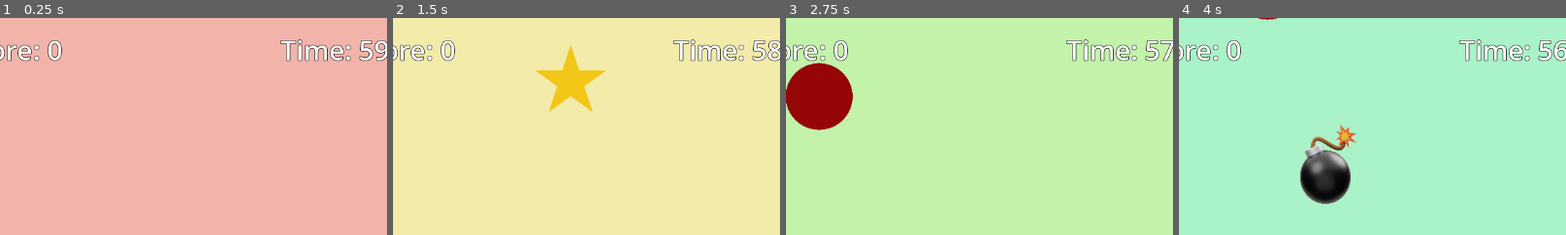
Above: before the commit, frames 1-4 (left to right).
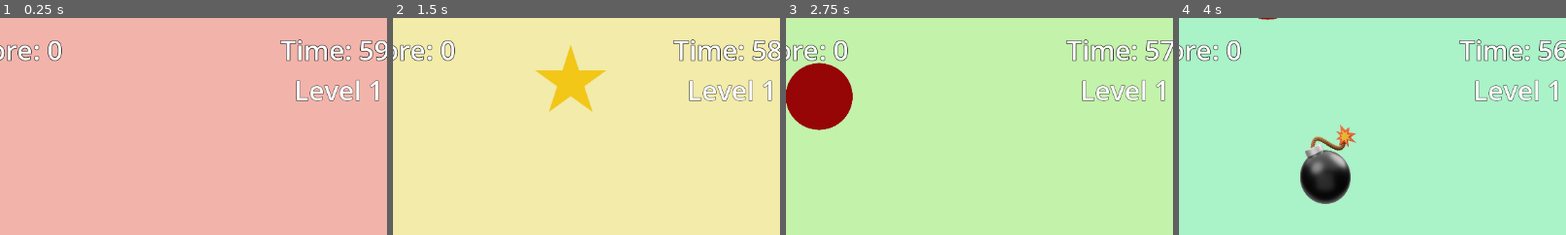
Above: after the commit, the same moments.

Repository: srishtipurohitaps/Candy-Catch-Frenzy
Game: Godot game, scene res://level1.tscn
Two runs of this game, one before a commit and one after it. Both use one fixed random seed, a clock stepped at 60 frames per second and the inputs below. This scene is started directly instead of the project's main scene.
Inputs:
- Up to frame 1 (0.25 s): no input
- Up to frame 2 (1.5 s): tap Enter at 0.5 s; hold Right (ui_right) 0.53-1.28 s; tap Alt at 0.6 s; hold Down from 1.28 s (still down); tap Shift at 1.35 s
- Up to frame 3 (2.75 s): release Down at 2.03 s; hold Right (ui_right) from 2.03 s (still down); tap Alt at 2.1 s
- Up to frame 4 (4 s): release Right (ui_right) at 2.78 s; hold Up 2.78-3.53 s; tap Shift at 2.85 s; hold Left (ui_left) from 3.53 s (still down); tap Alt at 3.6 s
The pictures show only the part of the screen within x 7-57%, y 0-50%; the shares and areas given below are measured in that part.

The runs differ from the first frame. In frame 1, 1.0% of the frame differs, in the area x 76-98%, y 28-39%; in frame 2, 1.0%; in frame 3, 1.0%; in frame 4, 1.0%.

Commit message:
Added level label to all level scenes

Diff:
--- a/level1.tscn
+++ b/level1.tscn
@@ -28,6 +28,11 @@
 [sub_resource type="LabelSettings" id="LabelSettings_1bvp3"]
 font_size = 48
 outline_size = 3
+outline_color = Color(0, 0, 0, 1)
+
+[sub_resource type="LabelSettings" id="LabelSettings_dopym"]
+font_size = 40
+outline_size = 2
 outline_color = Color(0, 0, 0, 1)
 
 [node name="Main" type="Node2D"]
@@ -114,6 +119,14 @@
 theme_override_font_sizes/font_size = 36
 text = "PLAY AGAIN"
 
+[node name="LevelLabel" type="Label" parent="CanvasLayer"]
+offset_left = 515.0
+offset_top = 80.0
+offset_right = 648.0
+offset_bottom = 135.0
+text = "Level 1"
+label_settings = SubResource("LabelSettings_dopym")
+
 [node name="SpawnTimer" type="Timer" parent="."]
 autostart = true
 
--- a/level2.tscn
+++ b/level2.tscn
@@ -28,6 +28,11 @@
 [sub_resource type="LabelSettings" id="LabelSettings_1bvp3"]
 font_size = 48
 outline_size = 3
+outline_color = Color(0, 0, 0, 1)
+
+[sub_resource type="LabelSettings" id="LabelSettings_r40rm"]
+font_size = 40
+outline_size = 2
 outline_color = Color(0, 0, 0, 1)
 
 [node name="Main" type="Node2D"]
@@ -114,6 +119,14 @@
 theme_override_font_sizes/font_size = 36
 text = "PLAY AGAIN"
 
+[node name="LevelLabel" type="Label" parent="CanvasLayer"]
+offset_left = 507.0
+offset_top = 80.0
+offset_right = 640.0
+offset_bottom = 135.0
+text = "Level 2"
+label_settings = SubResource("LabelSettings_r40rm")
+
 [node name="SpawnTimer" type="Timer" parent="."]
 wait_time = 0.8
 autostart = true
--- a/level3.tscn
+++ b/level3.tscn
@@ -28,6 +28,11 @@
 [sub_resource type="LabelSettings" id="LabelSettings_1bvp3"]
 font_size = 48
 outline_size = 3
+outline_color = Color(0, 0, 0, 1)
+
+[sub_resource type="LabelSettings" id="LabelSettings_o2ccw"]
+font_size = 40
+outline_size = 2
 outline_color = Color(0, 0, 0, 1)
 
 [node name="Main" type="Node2D"]
@@ -114,6 +119,14 @@
 theme_override_font_sizes/font_size = 36
 text = "PLAY AGAIN"
 
+[node name="LevelLabel" type="Label" parent="CanvasLayer"]
+offset_left = 510.0
+offset_top = 80.0
+offset_right = 643.0
+offset_bottom = 135.0
+text = "Level 3"
+label_settings = SubResource("LabelSettings_o2ccw")
+
 [node name="SpawnTimer" type="Timer" parent="."]
 wait_time = 0.6
 autostart = true
Not shown: 1 places in level1.tscn that only renumber resources
Not shown: 1 places in level2.tscn that only renumber resources
Not shown: 1 places in level3.tscn that only renumber resources
